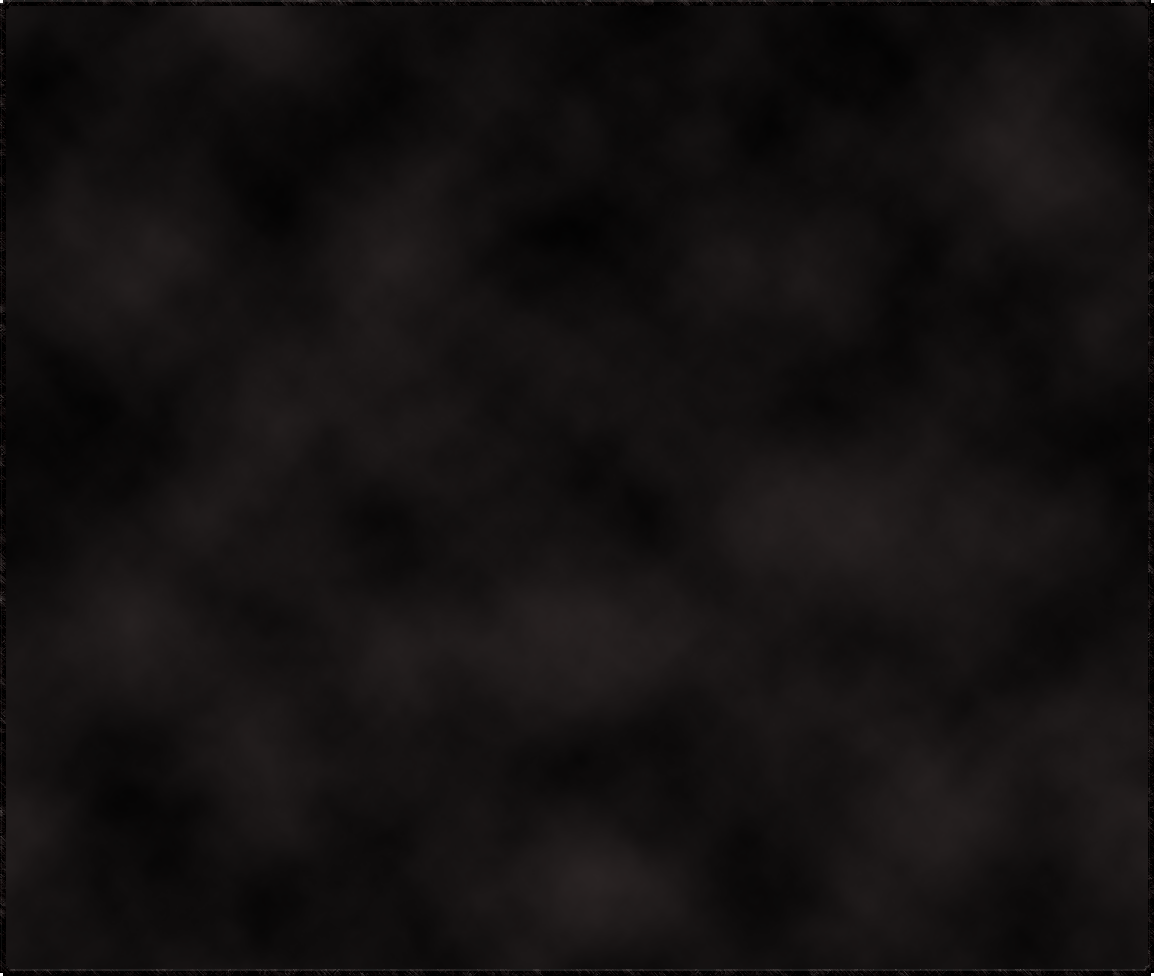
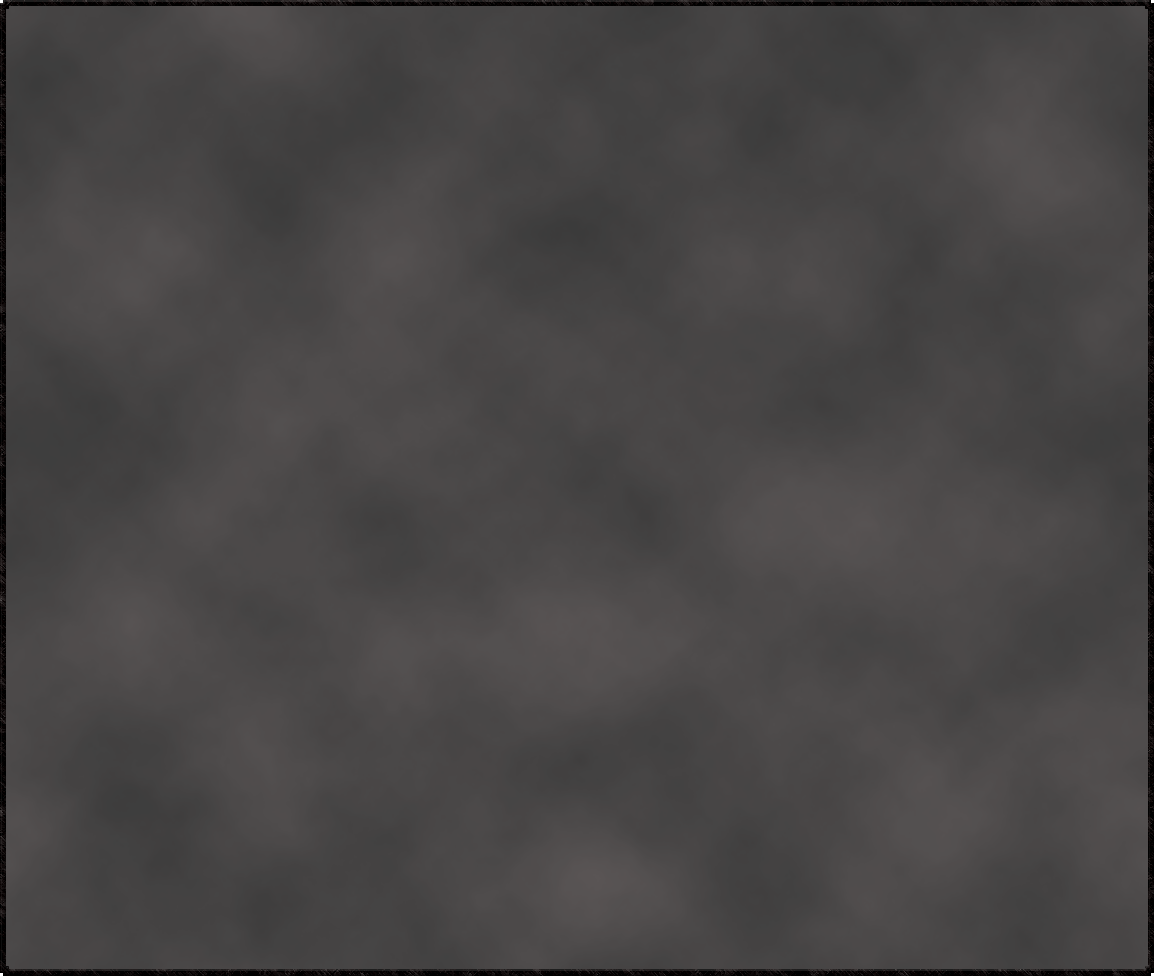
Layers edited between the first and the second 1154x976 image:
added layer "Layer 2" above "Layer 1" over [6, 6, 1148, 969]
hid "Layer 1" over [6, 6, 1148, 969]
